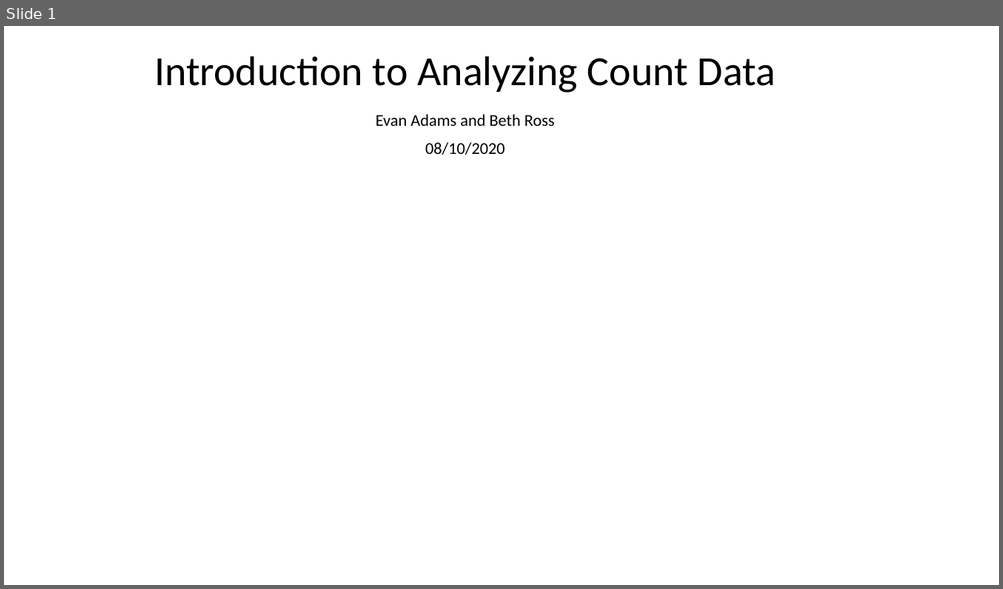
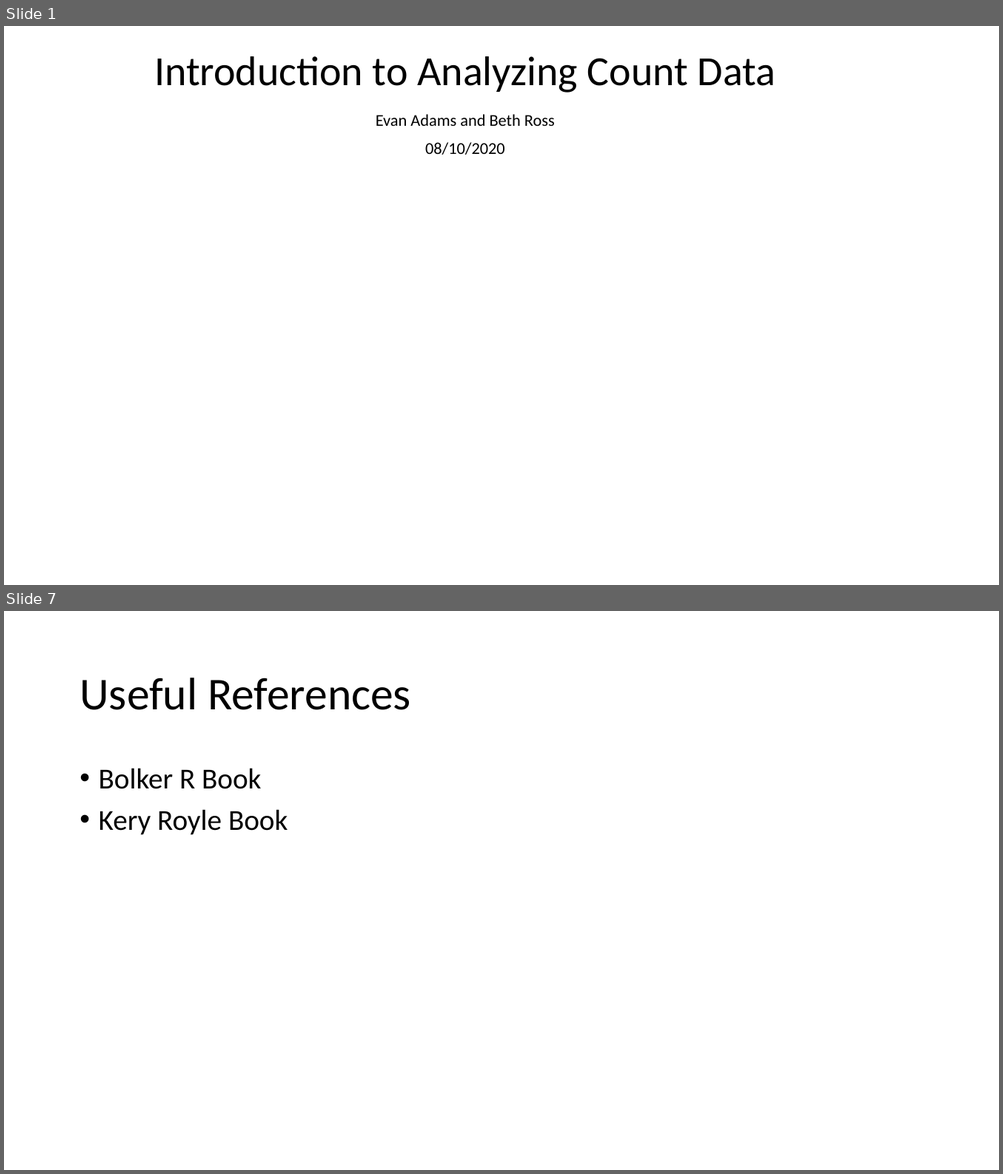
Before and after one commit to evanmadams/AOS_SCO-2021-Count-Data-Workshop, a slide deck: lessons/workshop_introduction.pptx. Shown one above the other, each under a label of ours: slide 1 before the commit, slides 1 and 7 after it; the slides between them are not shown. The pictures are 1003x589 and 1003x1174 pixels, drawn with LibreOffice and Linux fonts; fonts in the diff are those of the drawing; background and template pictures are left out. Boxes give left, top, right and bottom in pixels: in the first picture for what was removed or moved away, otherwise in the second. Text is boxed around its words. In the diff, an @@ line names an element or a change of style, - is before the commit and + after.

```diff
--- a/lessons/workshop_introduction.pptx
+++ b/lessons/workshop_introduction.pptx
@@ slide 7 added at box(4, 611, 999, 1170), background #FFFFFF @@
@@ title added at box(79, 678, 411, 710), 44 pt, text #000000 @@
+Useful References
@@ text added at box(99, 768, 287, 835), 28 pt, text #000000 @@
+• Bolker R Book
+• Kery Royle Book
```
Also in this commit, not shown: 5 slides changed, 2 other files.
